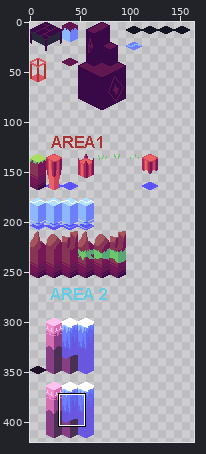
Two versions of one pixel-art file, Tileset/Isometic Tiles Testing.aseprite. Above, an overview of the earlier version with the close-up marked.
Close-up. First the earlier version:
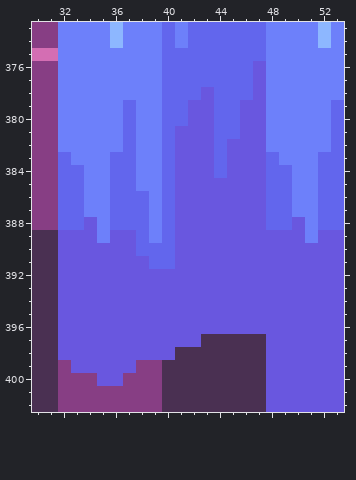
256x512 pixels, 1 frame. Colours within 5 levels of each other are drawn and written as one. Shown: x 30..53, y 373..402. The wide view leaves out empty margins. The commit also changed other parts of the picture, which this record leaves out.
After:
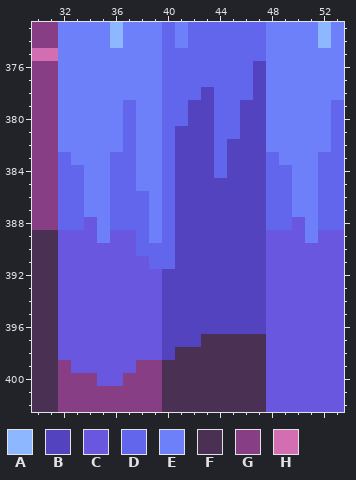
Palette (. is transparent): A #8db7ff  B #5343bf  C #6957df  D #6266ed  E #6d80fa  F #4a3052  G #873e84  H #d46eb3
Change:
@@ x 38..49 @@
 375 EEDDDDDDDDEE
-376 EEDDDDDDDCEE
-377 EEDDDDDDDCEE
-378 EEDDDCDDDCEE
-379 EEDDCCDDCCEE
-380 EEDDCCDDCCEE
-381 EEDCCCDDCCEE
-382 EEDCCCDCCCEE
-383 EEDCCCDCCCDE
-384 EEDCCCDCCCDD
-385 EEDCCCCCCCDD
-386 DEDCCCCCCCDD
-387 DEDCCCCCCCDD
-388 DEDCCCCCCCDD
-389 DEDCCCCCCCCC
-390 DDDCCCCCCCCC
-391 CDDCCCCCCCCC
-392 CCCCCCCCCCCC
-393 CCCCCCCCCCCC
-394 CCCCCCCCCCCC
-395 CCCCCCCCCCCC
-396 CCCCCCCCCCCC
-397 CCCCCFFFFFCC
-398 CCCFFFFFFFCC
+376 EEDDDDDDDBEE
+377 EEDDDDDDDBEE
+378 EEDDDBDDDBEE
+379 EEDDBBDDBBEE
+380 EEDDBBDDBBEE
+381 EEDBBBDDBBEE
+382 EEDBBBDBBBEE
+383 EEDBBBDBBBDE
+384 EEDBBBDBBBDD
+385 EEDBBBBBBBDD
+386 DEDBBBBBBBDD
+387 DEDBBBBBBBDD
+388 DEDBBBBBBBDD
+389 DEDBBBBBBBCC
+390 DDDBBBBBBBCC
+391 CDDBBBBBBBCC
+392 CCBBBBBBBBCC
+393 CCBBBBBBBBCC
+394 CCBBBBBBBBCC
+395 CCBBBBBBBBCC
+396 CCBBBBBBBBCC
+397 CCBBBFFFFFCC
+398 CCBFFFFFFFCC
 399 GGFFFFFFFFCC
